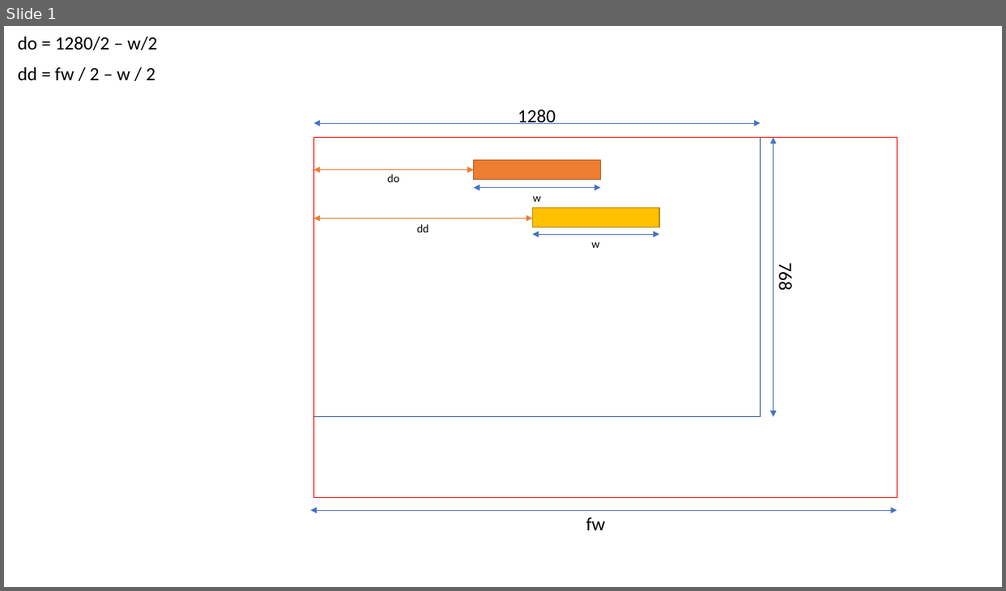
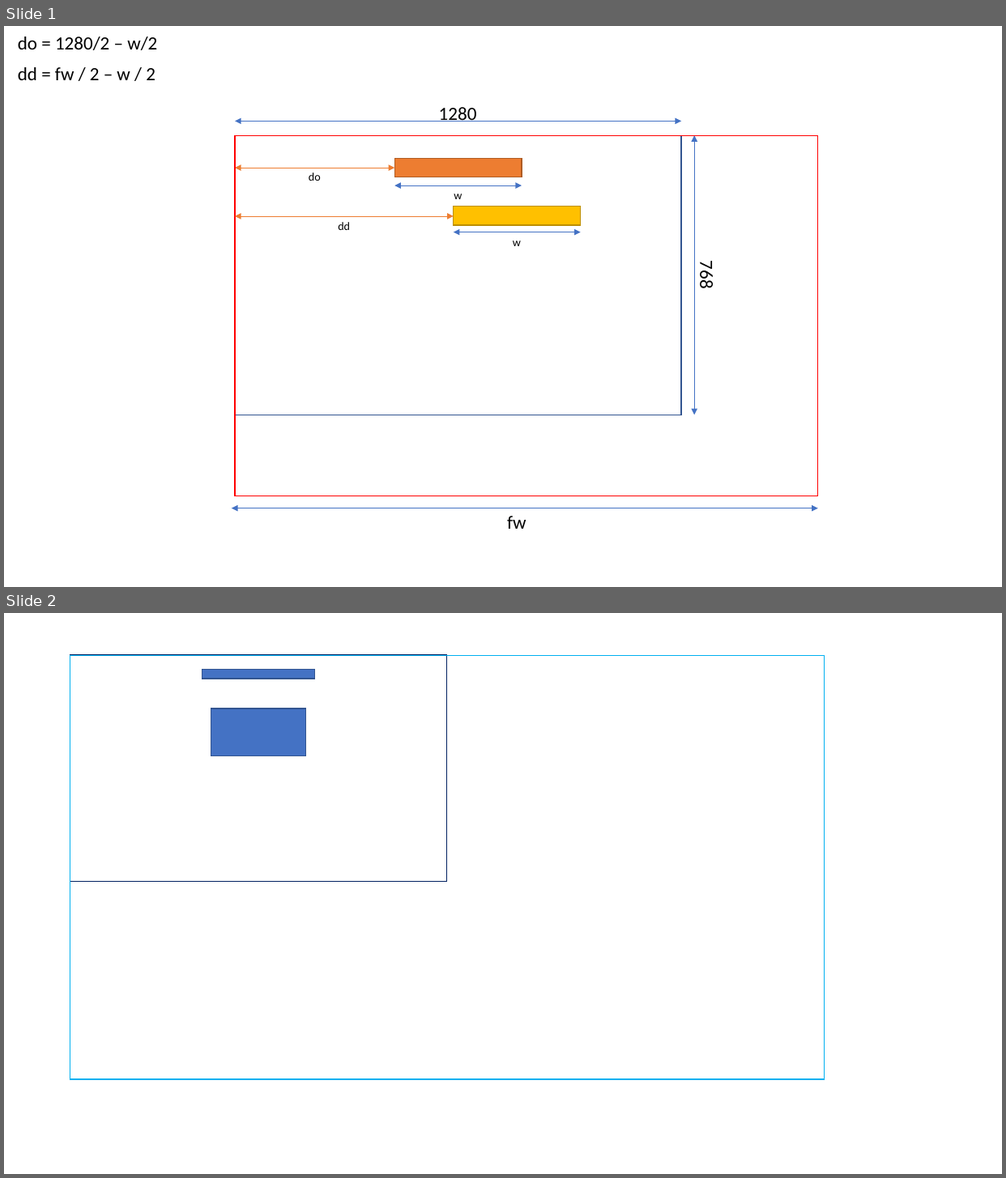
Before and after one commit to krockdur/Sokoban, a slide deck: Présentation1.pptx. Shown one above the other, each under a label of ours: slide 1 before the commit, slides 1 and 2 after it. The pictures are 1006x591 and 1006x1178 pixels, drawn with LibreOffice and Linux fonts; fonts in the diff are those of the drawing. Boxes give left, top, right and bottom in pixels: in the first picture for what was removed or moved away, otherwise in the second. Text is boxed around its words. In the diff, an @@ line names an element or a change of style, - is before the commit and + after.

```diff
--- a/Présentation1.pptx
+++ b/Présentation1.pptx
@@ slide 2 added at [4, 613, 1002, 1174], background #FFFFFF @@
@@ rectangle added at [70, 655, 447, 881], outline #002060 1 pt @@
@@ rectangle added at [70, 656, 825, 1080], outline #00B0F0 1 pt @@
@@ rectangle added at [202, 669, 315, 679], fill #4472C4, outline #325491 1 pt @@
@@ rectangle added at [211, 709, 305, 756], fill #4472C4, outline #325491 1 pt @@
@@ slide 1 changed as well @@
@@ 4 texts, 1 double arrow: place and size @@
-4 texts, 1 double arrow at [387, 138, 774, 531]
+4 texts, 1 double arrow at [309, 135, 694, 529]
@@ double arrow moved from (473, 169) - (314, 169) to (394, 168) - (236, 168) @@
@@ rectangle: place and size @@
-rectangle at [473, 160, 601, 179]
+rectangle at [394, 159, 522, 178]
@@ 3 double arrows, 2 rectangles, 1 text: place and size @@
-3 double arrows, 2 rectangles, 1 text at [314, 123, 897, 498]
+3 double arrows, 2 rectangles, 1 text at [236, 121, 819, 496]
@@ 2 texts, 2 double arrows, 1 rectangle: place and size @@
-2 texts, 2 double arrows, 1 rectangle at [311, 109, 897, 510]
+2 texts, 2 double arrows, 1 rectangle at [232, 107, 818, 509]
```
Also in this commit, not shown: 4 other files.
